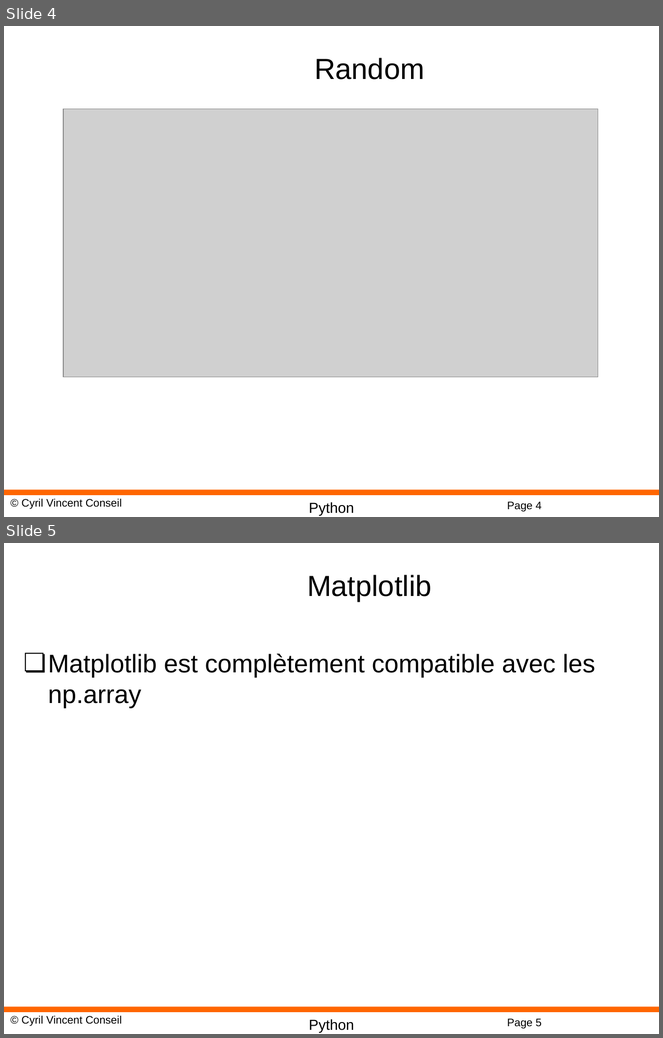
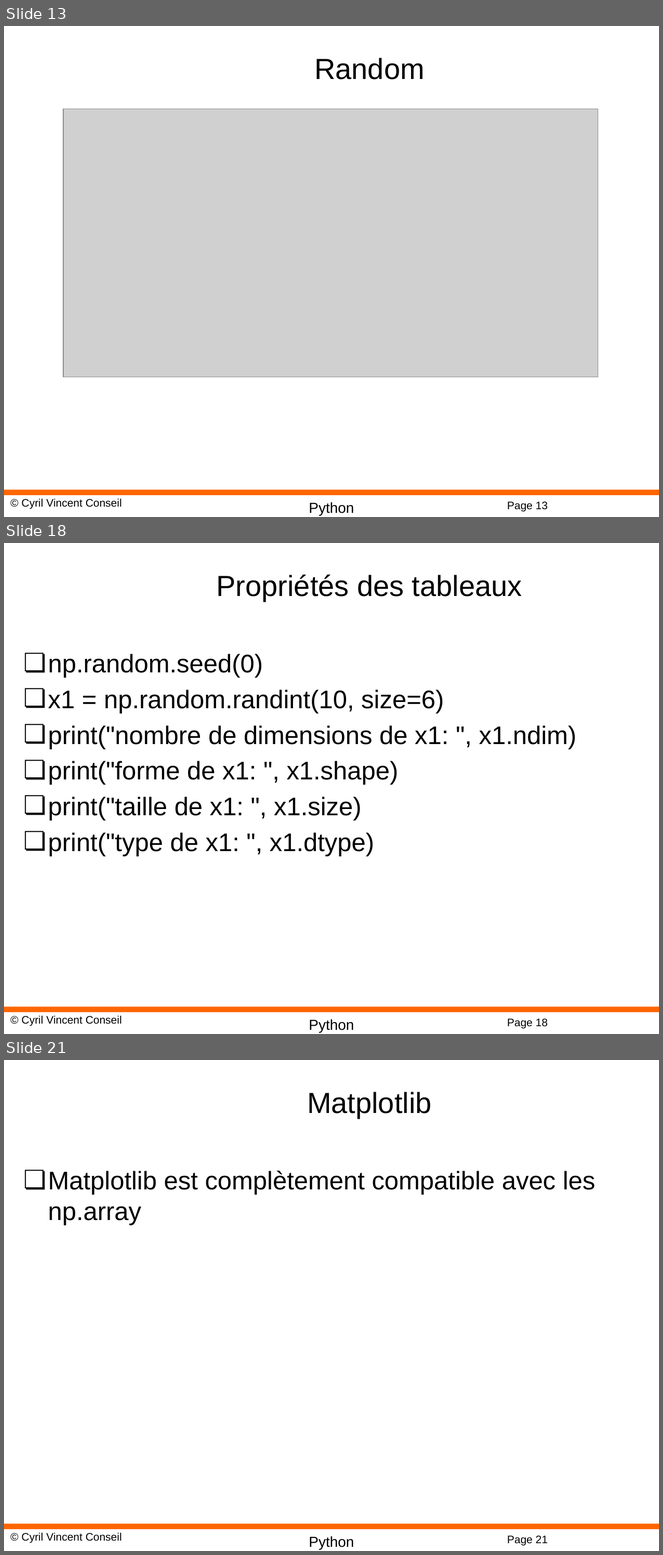
Before and after one commit to cyrilvincent/math, a slide deck: ppt/PythonMath06-Numpy.pptx. Shown one above the other, each under a label of ours: slides 4 and 5 before the commit, slides 13, 18 and 21 after it; the slides between them are not shown. The pictures are 663x1038 and 663x1555 pixels, drawn with LibreOffice and Linux fonts; fonts in the diff are those of the drawing; grey boxes stand for pictures; background and template pictures are left out. Boxes give left, top, right and bottom in pixels: in the first picture for what was removed or moved away, otherwise in the second. Text is boxed around its words. In the diff, an @@ line names an element or a change of style, - is before the commit and + after.

```diff
--- a/ppt/PythonMath06-Numpy.pptx
+++ b/ppt/PythonMath06-Numpy.pptx
@@ slide 18 added at [4, 543, 659, 1034], background #FFFFFF; not listed: 4 template elements that a slide beside it also shows @@
@@ title added at [217, 574, 522, 602], 32 pt, text #000000 @@
+Propriétés des tableaux
@@ text added at [48, 654, 577, 857], 28 pt, text #000000 @@
+❏ np.random.seed(0)
+❏ x1 = np.random.randint(10, size=6)
+❏ print("nombre de dimensions de x1: ", x1.ndim)
+❏ print("forme de x1: ", x1.shape)
+❏ print("taille de x1: ", x1.size)
+❏ print("type de x1: ", x1.dtype)
@@ what was slide 4 is now slide 13 @@
@@ page number at [507, 502, 548, 512]: text changed @@
-Page 4
+Page 13
@@ what was slide 5 is now slide 21 @@
@@ page number at [507, 1536, 548, 1546]: text changed @@
-Page 5
+Page 21
```
Also in this commit, not shown: 1 slide changed, 16 other slides added, 6 other files.
